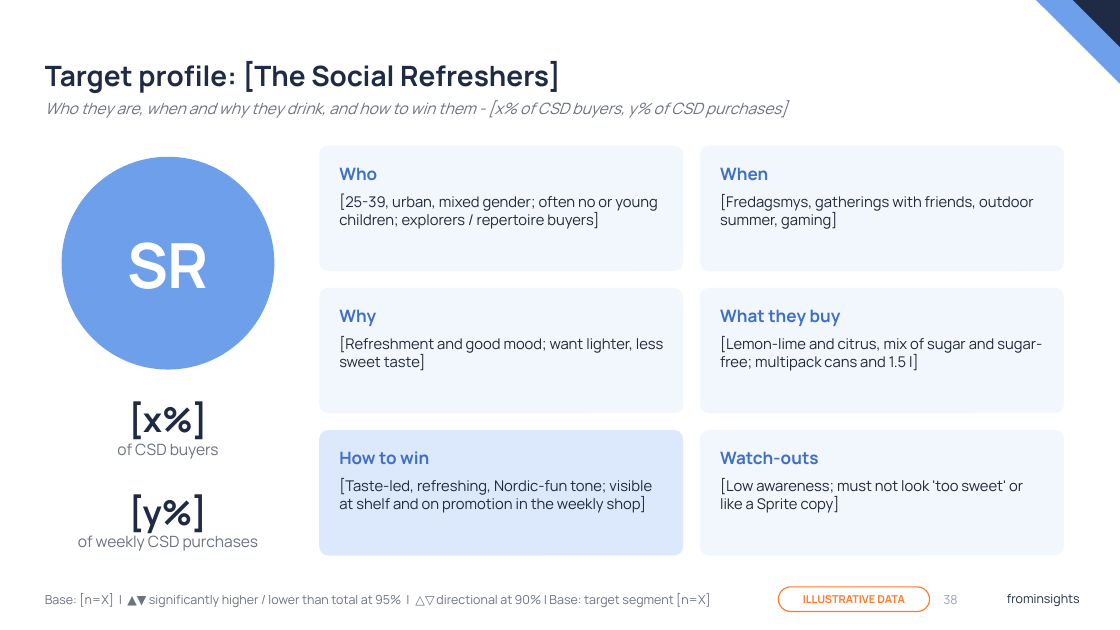
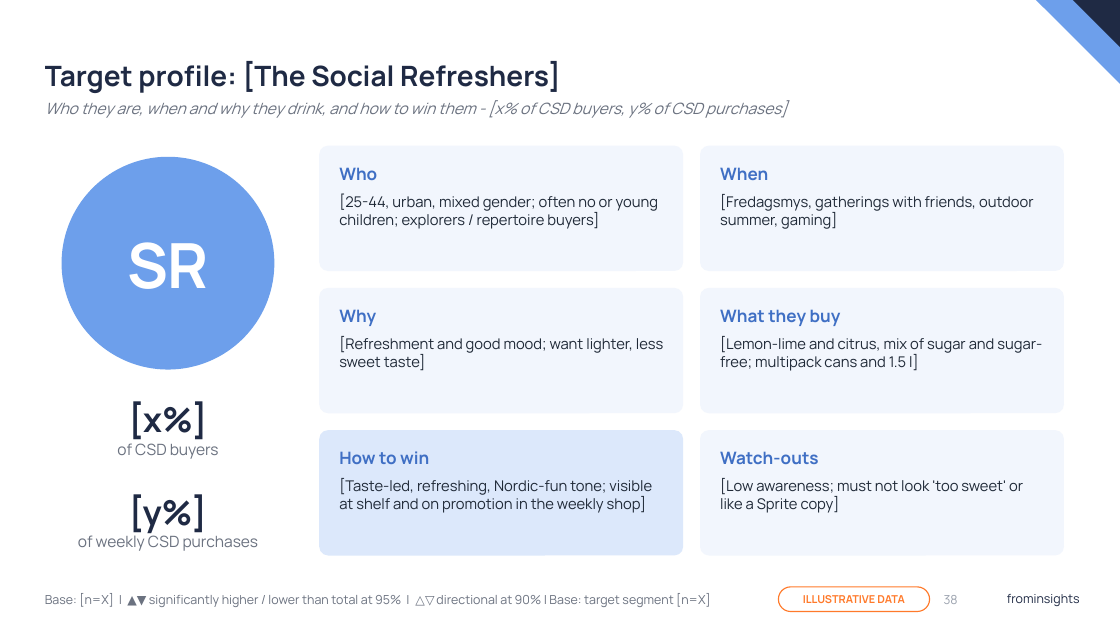
Before and after one commit to JohannOnGitHub/JohannOnGitHub, a slide deck: slide 38 of deliverables/Faxe_Kondi_Report_Template_frominsights.pptx. Drawn at 1120x630 pixels with LibreOffice and Linux fonts; fonts in the diff are those of the drawing; background and template pictures are left out. Boxes give left, top, right and bottom in pixels: in the first picture for what was removed or moved away, otherwise in the second. Text is boxed around its words. In the diff, an @@ line names an element or a change of style, - is before the commit and + after.

```diff
--- a/deliverables/Faxe_Kondi_Report_Template_frominsights.pptx
+++ b/deliverables/Faxe_Kondi_Report_Template_frominsights.pptx
@@ text at box(339, 194, 658, 229): text changed @@
-[25-39, urban, mixed gender; often no or young children; explorers / repertoire buyers]
+[25-44, urban, mixed gender; often no or young children; explorers / repertoire buyers]
```
Also in this commit, not shown: 11 other slides changed, 1 other file.
